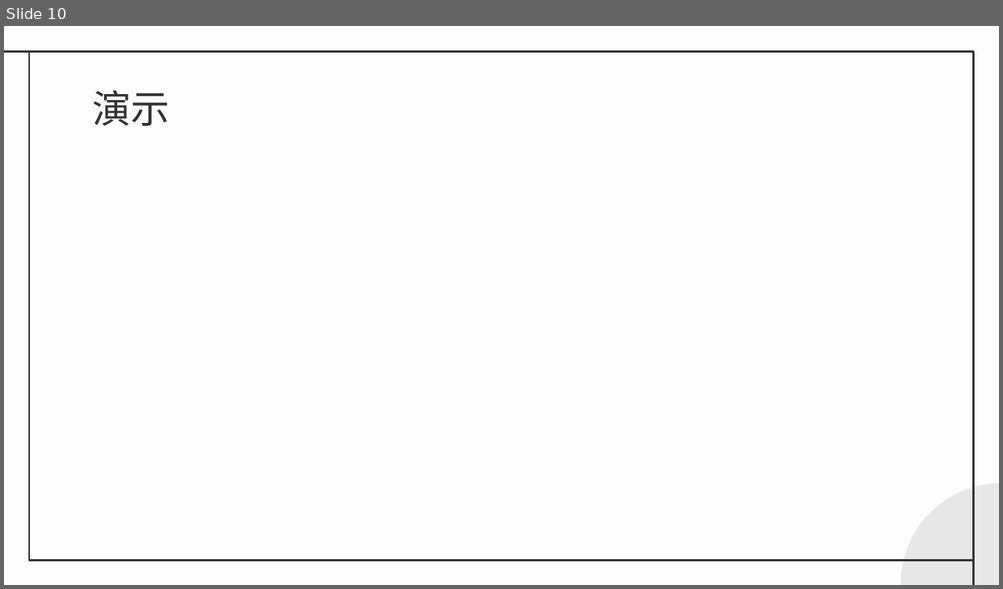
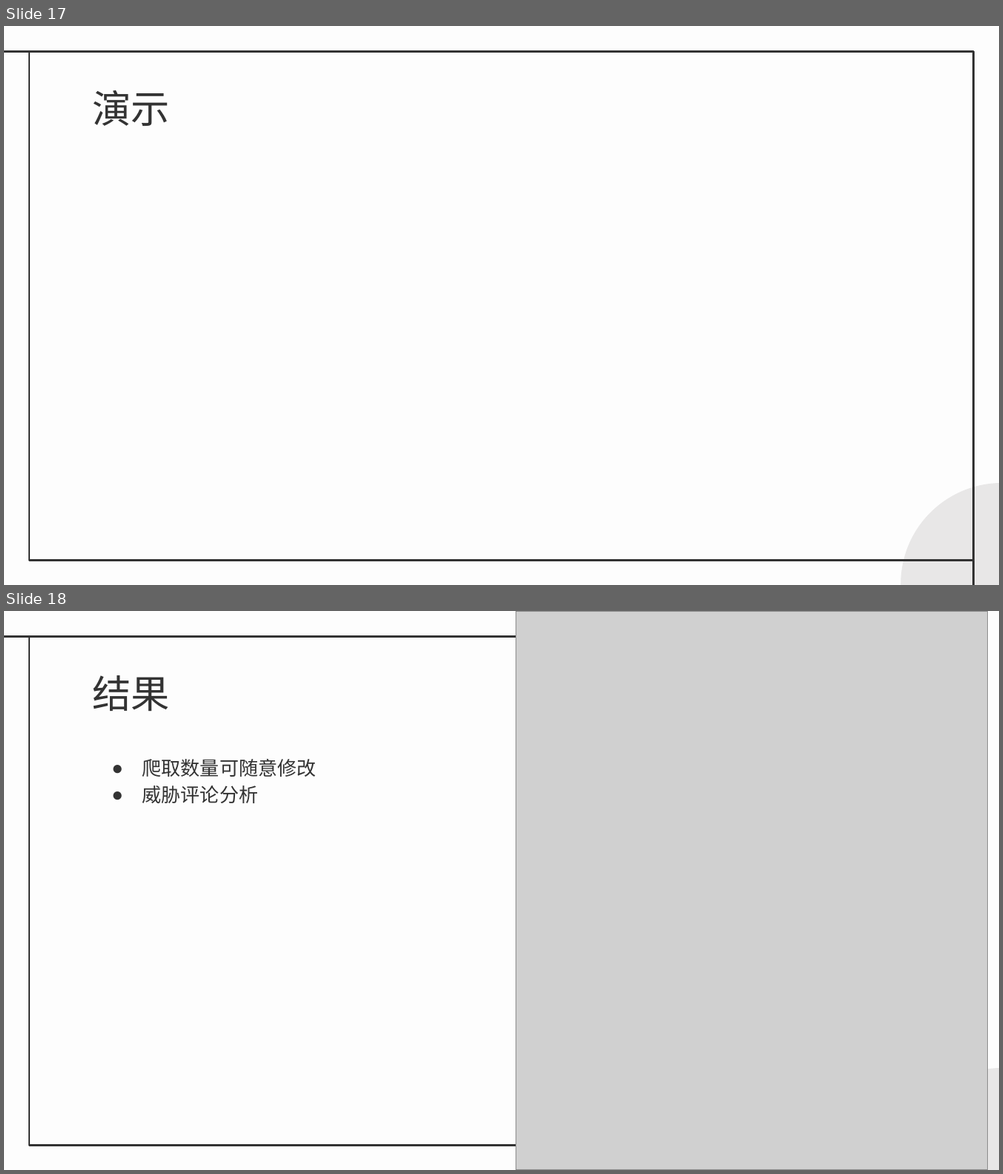
Before and after one commit to sky888galaxy/steam-spider, a slide deck: docs/答辩.pptx. Shown one above the other, each under a label of ours: slide 10 before the commit, slides 17 and 18 after it. The pictures are 1003x589 and 1003x1174 pixels, drawn with LibreOffice and Linux fonts; fonts in the diff are those of the drawing; grey boxes stand for pictures. Boxes give left, top, right and bottom in pixels: in the first picture for what was removed or moved away, otherwise in the second. Text is boxed around its words. In the diff, an @@ line names an element or a change of style, - is before the commit and + after.

Commit message:
由于爬虫修改导致的完整流程函数的小修改

```diff
--- a/docs/答辩.pptx
+++ b/docs/答辩.pptx
@@ slide 18 added at <box>4,611,999,1170</box>, background #FDFDFD; not listed: 4 template elements that a slide beside it also shows @@
@@ picture added at <box>516,611,987,1170</box> @@
@@ title added at <box>92,675,169,711</box>, 28 pt, text #333333 @@
+结果
@@ text added at <box>142,759,316,803</box>, 14 pt, text #333333 @@
+● 爬取数量可随意修改
+● 威胁评论分析
@@ what was slide 10 is now slide 17 @@
```
Also in this commit, not shown: 8 slides changed, 9 other slides added, 2 slides removed, 3 other files.
